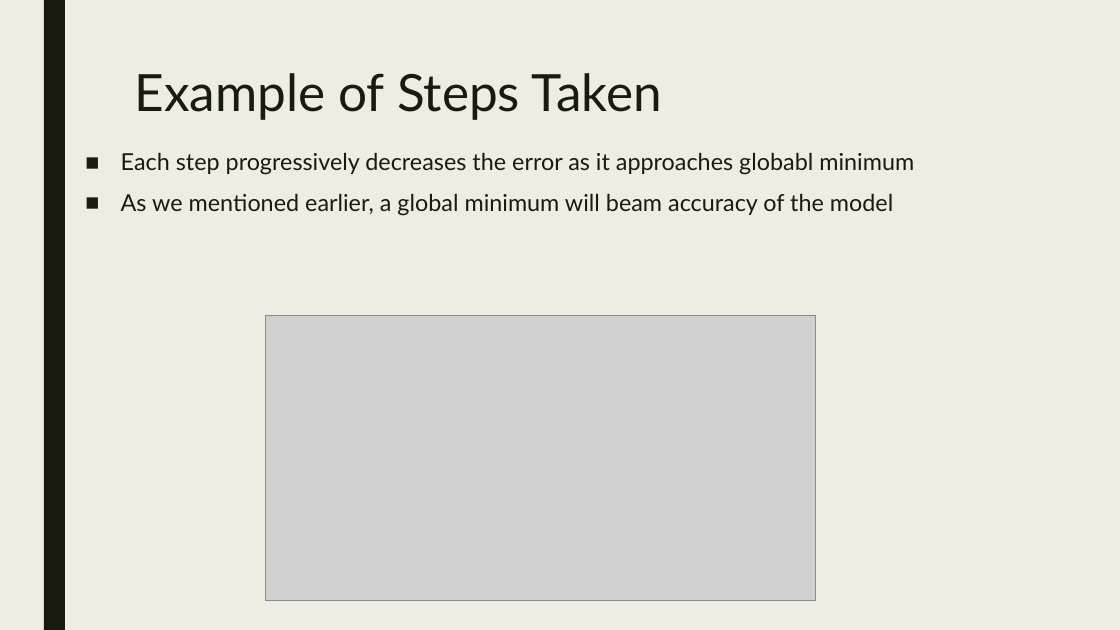
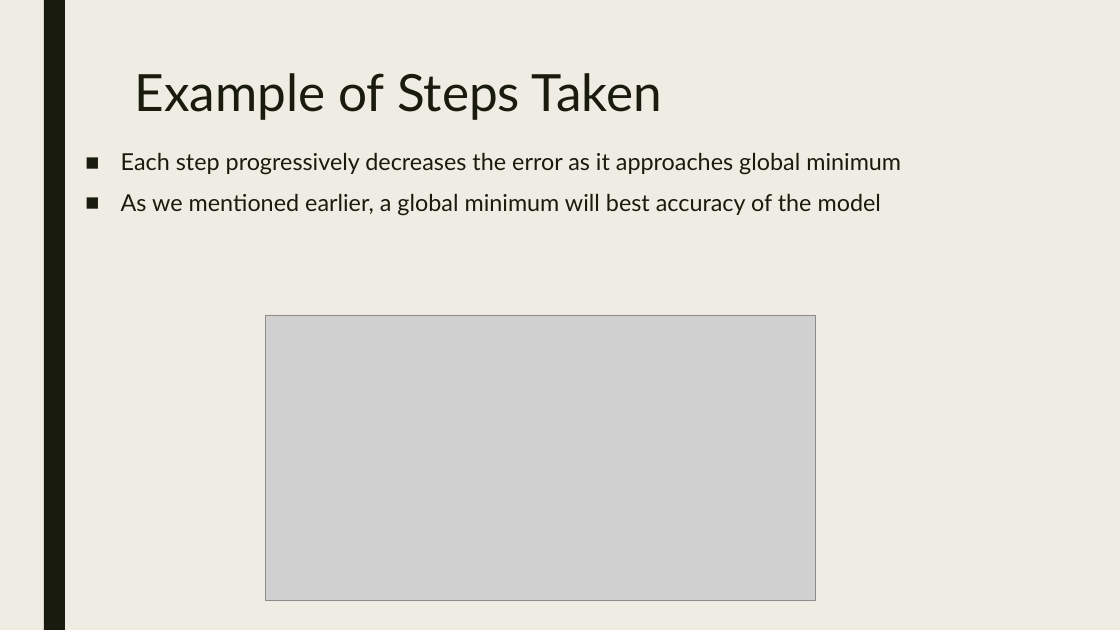
Before and after one commit to akiljames83/MacAI-2018, a slide deck: slide 12 of Lessons/Lesson2.pptx (slide 13 before the commit). Drawn at 1120x630 pixels with LibreOffice and Linux fonts; fonts in the diff are those of the drawing; grey boxes stand for pictures. Boxes give left, top, right and bottom in pixels: in the first picture for what was removed or moved away, otherwise in the second. Text is boxed around its words. In the diff, an @@ line names an element or a change of style, - is before the commit and + after.

```diff
--- a/Lessons/Lesson2.pptx
+++ b/Lessons/Lesson2.pptx
@@ text at bbox=[121, 152, 901, 216]: text changed @@
-■ Each step progressively decreases the error as it approaches globabl minimum
-■ As we mentioned earlier, a global minimum will beam accuracy of the model
+■ Each step progressively decreases the error as it approaches global minimum
+■ As we mentioned earlier, a global minimum will best accuracy of the model
```
Also in this commit, not shown: 5 other slides changed, 2 slides added, 2 slides removed.
